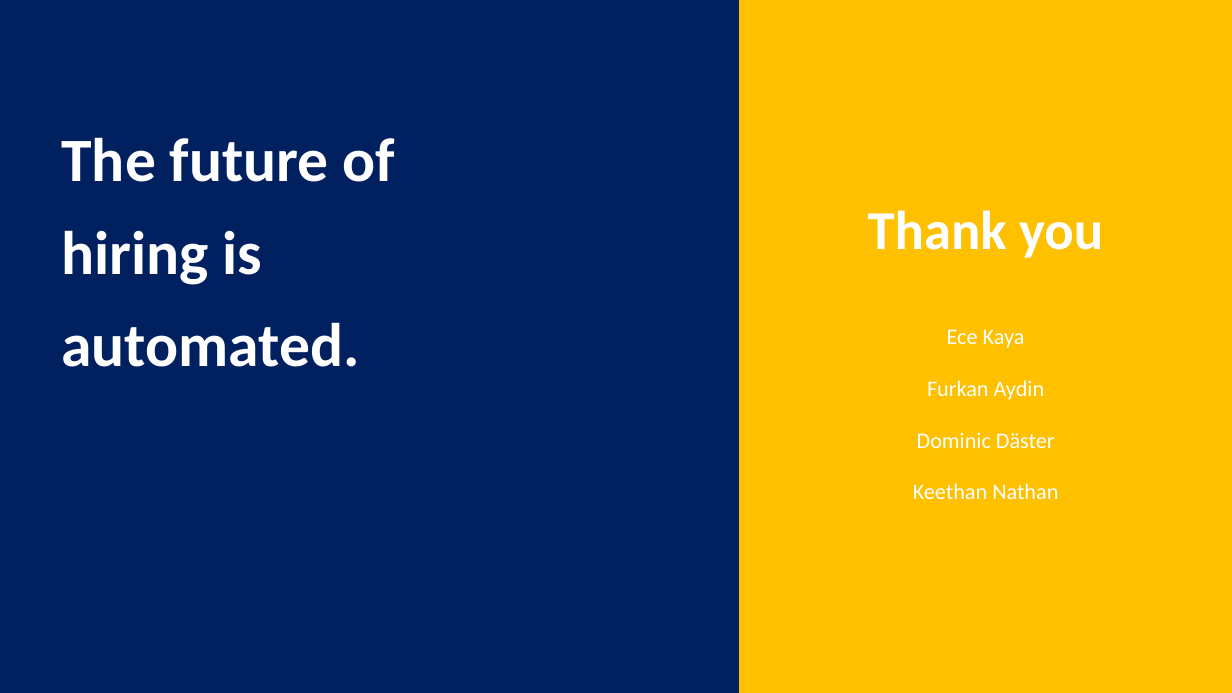
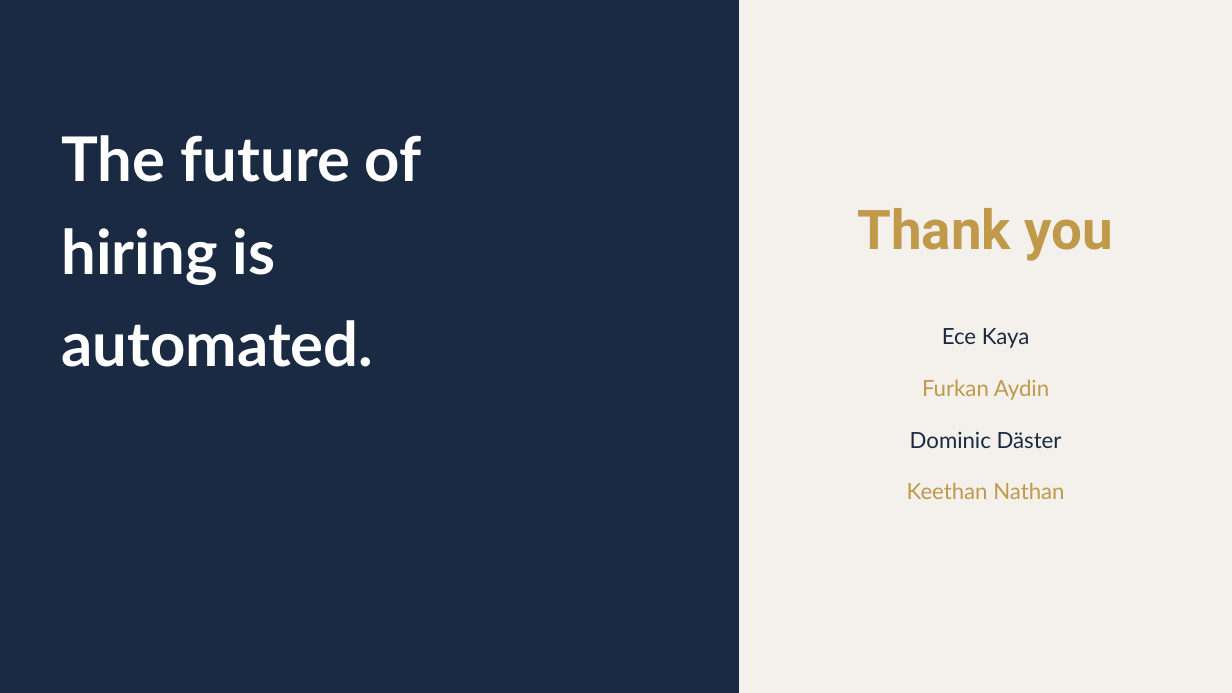
Before and after one commit to DigiBP/26SS_Tierpark_Goldau, a slide deck: slide 8 of Tierpark_Goldau_Presentation.pptx. Drawn at 1232x693 pixels with LibreOffice and Linux fonts; fonts in the diff are those of the drawing. Boxes give left, top, right and bottom in pixels: in the first picture for what was removed or moved away, otherwise in the second. Text is boxed around its words. In the diff, an @@ line names an element or a change of style, - is before the commit and + after.

```diff
--- a/Tierpark_Goldau_Presentation.pptx
+++ b/Tierpark_Goldau_Presentation.pptx
@@ background #002060 to #1A2A42 @@
@@ rectangle at bbox=[739, 0, 1232, 692]: fill #FFC000 to #F4F1EC @@
@@ text "The future of" at bbox=[62, 135, 422, 367]: font Calibri to Lato @@
@@ text "Thank you" at bbox=[857, 208, 1114, 261]: font Calibri to Roboto, text colour #FFFFFF to #C0994B @@
@@ text "Ece Kaya" at bbox=[942, 328, 1030, 348]: font Calibri to Lato, text colour #FFFFFF to #1A2A42 @@
@@ text "Furkan Aydin" at bbox=[922, 379, 1049, 400]: font Calibri to Lato, text colour #FFFFFF to #C0994B @@
@@ text "Dominic Däster" at bbox=[910, 432, 1062, 448]: font Calibri to Lato, text colour #FFFFFF to #1A2A42 @@
@@ text "Keethan Nathan" at bbox=[907, 482, 1064, 499]: font Calibri to Lato, text colour #FFFFFF to #C0994B @@
```
Also in this commit, not shown: 7 other slides changed.
